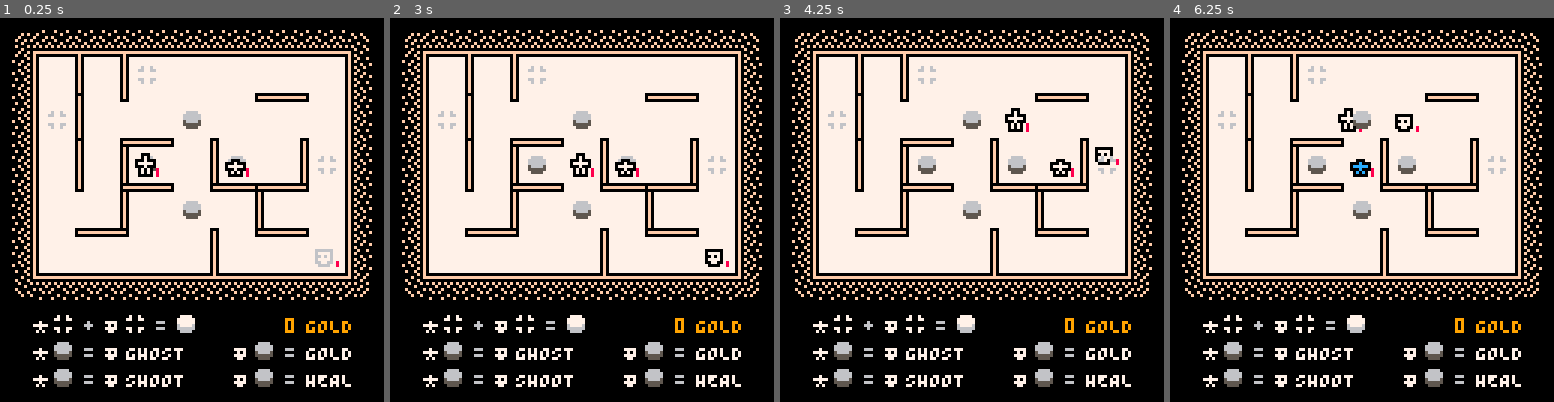
Above: before the commit, frames 1-4 (left to right).
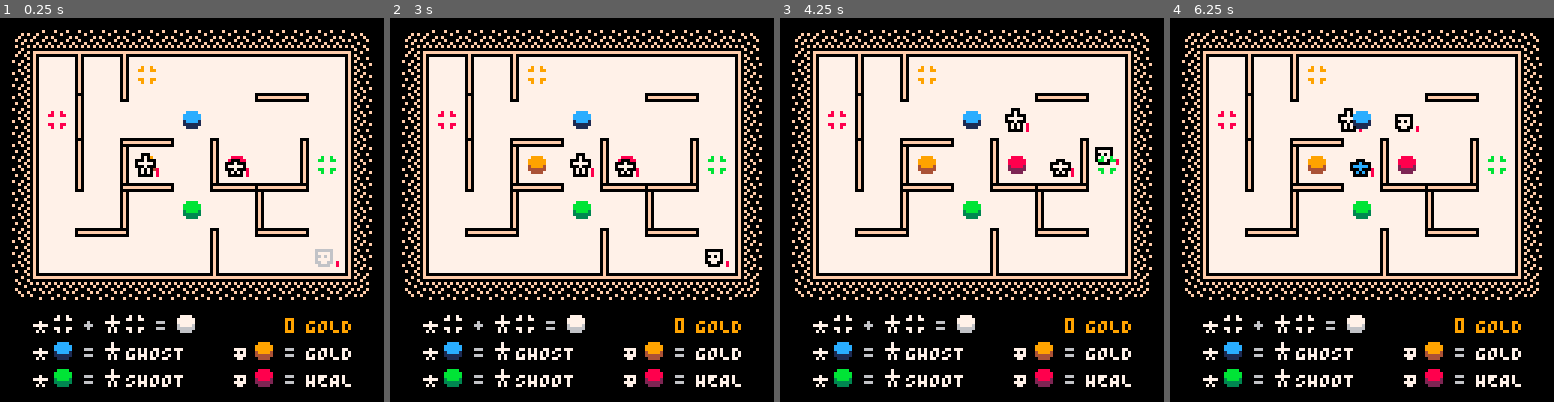
Above: after the commit, the same moments.

Repository: taylordolan/grid-folks
Game: PICO-8 cartridge grid_folks.p8
Same seed, same stepped clock (60 frames per second), same inputs: the game is played once before the commit and once after it.
Inputs:
- Up to frame 1 (0.25 s): no input
- Up to frame 2 (3 s): tap O (Z key) at 0.33, 0.7, 1.43, 2.22 s; tap X (X key) at 1.07, 2.07, 2.4, 2.73 s; hold Left 1.97-2.37 s; hold Down 2.42-2.82 s; hold Right from 2.87 s (still down)
- Up to frame 3 (4.25 s): tap X (X key) every 0.33 s from 3.07 to 4.07 s; tap O (Z key) at 3.1, 3.98 s; release Right at 3.53 s; hold Up 3.58-4.08 s; hold Right from 4.13 s (still down)
- Up to frame 4 (6.25 s): tap X (X key) every 0.33 s from 4.4 to 6.07 s; release Right at 4.53 s; hold Down 4.58-5.08 s; tap O (Z key) at 4.87, 5.75 s; hold Left 5.13-5.8 s; hold Up 5.85-6.18 s; hold Left from 6.23 s (still down)

The runs differ from the first frame. In frame 1, 1.6% of the frame differs, in the area x 12-88%, y 12-97%; in frame 2, 1.8%; in frame 3, 2.0%; in frame 4, 2.0%.

Commit message:
finish refactoring color stuff

Diff:
--- a/grid_folks.p8
+++ b/grid_folks.p8
@@ -5,11 +5,11 @@
 -- taylor d
 
 -- todo
--- [ ] refactor sprite coloring
--- [ ] balance enemy spawn rate
+-- [x] refactor sprite coloring
 -- [ ] affordance for stepping on pads
 -- [ ] affordance for shooting
 -- [ ] affordance for walking through walls
+-- [ ] balance enemy spawn rate
 -- [ ] transitions for taking damage (hero and enemy)
 -- [ ] animation for enemy death
 -- [ ] when multiple enemies are present, they should act in random order
@@ -129,10 +129,10 @@
   input_queue = {}
 
   -- initial buttons (for testing)
-  set_tile(new_button("ghost"), {4,2})
-  set_tile(new_button("shoot"), {4,4})
-  set_tile(new_button("health"), {5,3})
-  set_tile(new_button("score"), {3,3})
+  set_tile(new_button("blue"), {4,2})
+  set_tile(new_button("green"), {4,4})
+  set_tile(new_button("red"), {5,3})
+  set_tile(new_button("orange"), {3,3})
 
   -- heroes
   hero_a = create_hero()
@@ -534,55 +534,79 @@
   end
 
   function draw_instructions()
-    palt(0, false)
-    palt(15, true)
-    pal(colors.black, bg_color)
     local x_pos = padding_left - 5
     local y_pos = 100
     local line_height = 9
 
     -- advance
+    palt(colors.black, false)
+    palt(colors.tan, true)
+    pal(colors.light_gray, colors.white)
+    pal(colors.dark_gray, colors.light_gray)
     spr(sprites.hero_inactive, x_pos, y_pos - 2)
     spr(011, x_pos + 7, y_pos - 2)
+    spr(sprites.hero_active, x_pos + 24, y_pos - 2)
+    spr(011, x_pos + 31, y_pos - 2)
+    spr(sprites.button, x_pos + 48, y_pos - 2)
+    pal()
     print("+", x_pos + 18, y_pos, 06)
-    spr(sprites.hero_active + 1, x_pos + 24, y_pos - 2)
-    spr(011, x_pos + 31, y_pos - 2)
     print("=", x_pos + 42, y_pos, 06)
-    spr(012, x_pos + 48, y_pos - 2)
+
     y_pos += line_height
 
     -- ghost
+    palt(colors.black, false)
+    palt(colors.tan, true)
+    pal(colors.light_gray, colors.blue)
+    pal(colors.dark_gray, colors.navy)
+    spr(sprites.button, x_pos + 7, y_pos - 2)
+    spr(sprites.hero_inactive, x_pos, y_pos - 2)
+    spr(sprites.hero_active, x_pos + 24, y_pos - 2)
+    print(smallcaps("ghost"), x_pos + 32, y_pos, text_color)
+    pal()
+    print("=", x_pos + 18, y_pos, 06)
+
+    y_pos += line_height
+
+    -- shoot
+    palt(colors.black, false)
+    palt(colors.tan, true)
+    pal(colors.light_gray, colors.green)
+    pal(colors.dark_gray, colors.forest)
     spr(sprites.hero_inactive, x_pos, y_pos - 2)
     spr(sprites.button, x_pos + 7, y_pos - 2)
+    spr(sprites.hero_active, x_pos + 24, y_pos - 2)
+    print(smallcaps("shoot"), x_pos + 32, y_pos, text_color)
+    pal()
     print("=", x_pos + 18, y_pos, 06)
-    spr(sprites.hero_active + 1, x_pos + 24, y_pos - 2)
-    print(smallcaps("ghost"), x_pos + 32, y_pos, text_color)
-    y_pos += line_height
-
-    -- shoot
-    spr(sprites.hero_inactive, x_pos, y_pos - 2)
-    spr(sprites.button, x_pos + 7, y_pos - 2)
-    print("=", x_pos + 18, y_pos, 06)
-    spr(sprites.hero_active + 1, x_pos + 24, y_pos - 2)
-    print(smallcaps("shoot"), x_pos + 32, y_pos, text_color)
 
     x_pos += 67
     y_pos -= line_height
 
     -- gold
+    palt(colors.black, false)
+    palt(colors.tan, true)
+    pal(colors.light_gray, colors.orange)
+    pal(colors.dark_gray, colors.brown)
     spr(sprites.enemy, x_pos, y_pos - 2)
     spr(sprites.button, x_pos + 7, y_pos - 2)
+    print(smallcaps("gold"), x_pos + 25, y_pos, text_color)
+    pal()
     print("=", x_pos + 18, y_pos, 06)
-    print(smallcaps("gold"), x_pos + 25, y_pos, text_color)
+
     y_pos += line_height
 
     -- health
+    palt(colors.black, false)
+    palt(colors.tan, true)
+    pal(colors.light_gray, colors.red)
+    pal(colors.dark_gray, colors.maroon)
     spr(sprites.enemy, x_pos, y_pos - 2)
     spr(sprites.button, x_pos + 7, y_pos - 2)
+    print(smallcaps("heal"), x_pos + 25, y_pos, text_color)
+    pal()
     print("=", x_pos + 18, y_pos, 06)
-    print(smallcaps("heal"), x_pos + 25, y_pos, text_color)
-
-    palt()
+
   end
 
   function draw_score()
@@ -1037,8 +1061,10 @@
     -- if the ally's tile is a button, update the hero's deets
     local button = find_type_in_tile("button", ally_xy)
     if button then
-      if button.name == "ghost" or button.name == "shoot" then
-        next[button.name] = true
+      if button.color == "blue" then
+        next.ghost = true
+      elseif button.color == "green" then
+        next.shoot = true
       end
     end
   end
@@ -1511,9 +1537,8 @@
         x = null,
         y = null,
         type = "exit",
-        sprite = sprites.exit,
         draw = function(self)
-          spr(self.sprite, self.s[1], self.s[2])
+          spr(sprites.exit, self.s[1], self.s[2])
         end,
       }
       add(exits, exit)
@@ -1522,26 +1547,26 @@
     return
   end
 
-  local current_types = {
-    "ghost",
-    "shoot",
-    "health",
-    "score"
+  local current_colors = {
+    "blue",
+    "green",
+    "red",
+    "orange"
   }
-  local index = flr(rnd(#current_types)) + 1
-  local to_remove = current_types[index]
-  del(current_types, to_remove)
+  local index = flr(rnd(#current_colors)) + 1
+  local to_remove = current_colors[index]
+  del(current_colors, to_remove)
 
   -- place new pads
-  for next in all(current_types) do
+  for next in all(current_colors) do
     local new_pad = {
       s = {},
       type = "pad",
-      name = next,
-      sprite = sprites["pad_" ..next],
+      color = next,
       draw = function(self)
         palt(colors.tan, true)
         palt(colors.black, false)
+        pal(colors.light_gray, colors[self.color])
         spr(sprites.pad, self.s[1], self.s[2])
         pal()
       end,
@@ -1551,18 +1576,27 @@
   end
 end
 
-function new_button(name)
+function new_button(color)
 
   local new_button = {
     x = null,
     y = null,
     s = {},
     type = "button",
-    name = name,
-    sprite = sprites["button_" ..name],
+    color = color,
     draw = function(self)
       palt(colors.tan, true)
       palt(colors.black, false)
+      pal(colors.light_gray, colors[self.color])
+      if self.color == "blue" then
+        pal(colors.dark_gray, colors.navy)
+      elseif self.color == "green" then
+        pal(colors.dark_gray, colors.forest)
+      elseif self.color == "red" then
+        pal(colors.dark_gray, colors.maroon)
+      elseif self.color == "orange" then
+        pal(colors.dark_gray, colors.brown)
+      end
       spr(sprites.button, self.s[1], self.s[2])
       pal()
     end,
